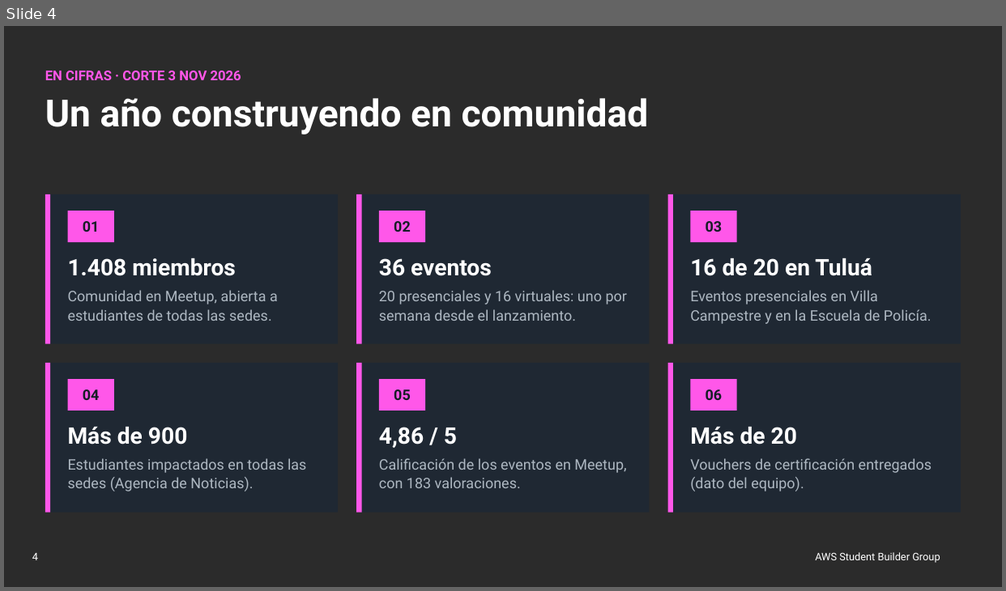
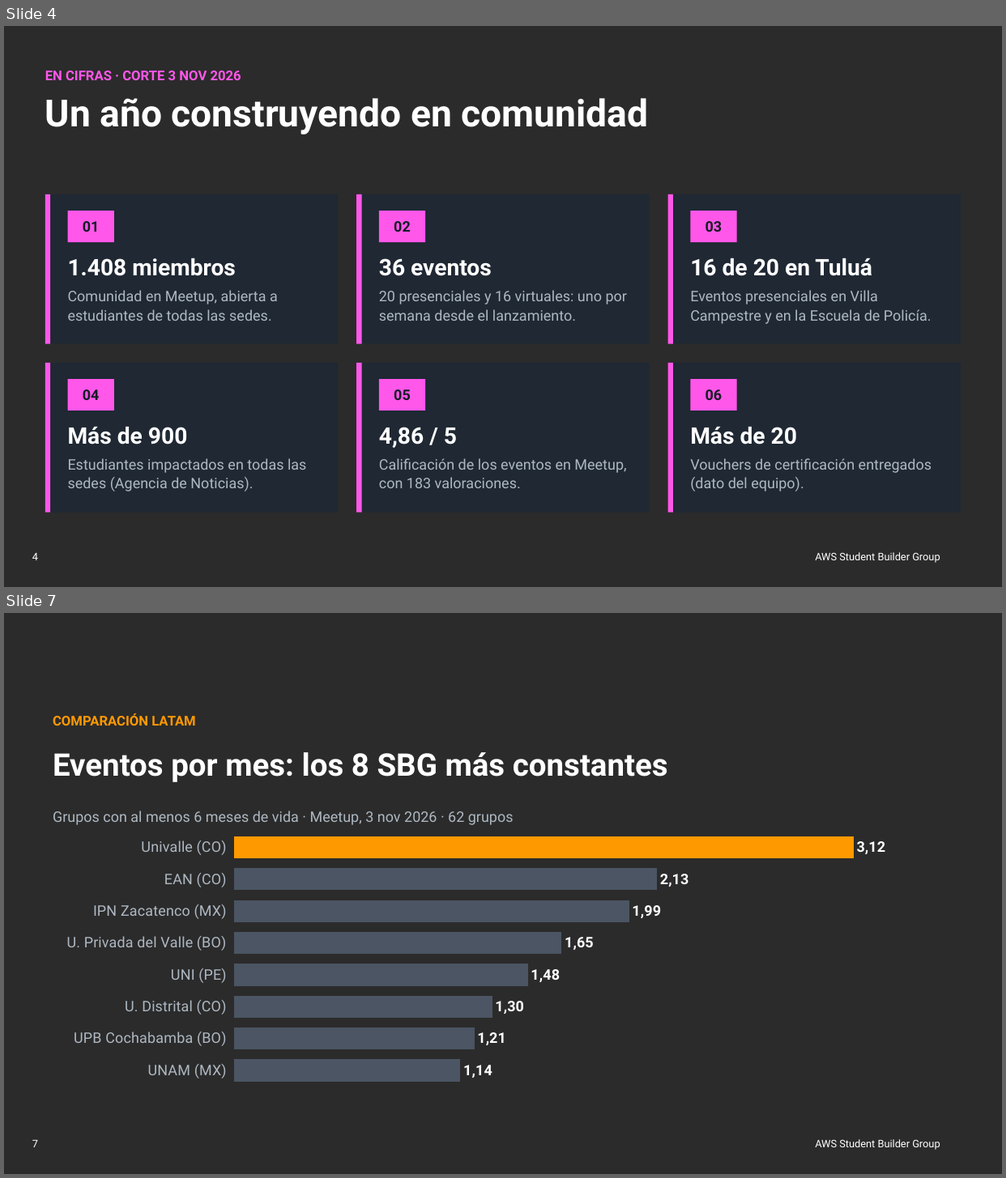
Before and after one commit to AWS-Cloud-Club-at-Universidad-del-Valle/aws-sbg-univalle-website, a slide deck: recap/entregables/presentacion/recap-directivas-univalle.pptx. Shown one above the other, each under a label of ours: slide 4 before the commit, slides 4 and 7 after it; the slides between them are not shown. The pictures are 1006x591 and 1006x1178 pixels, drawn with LibreOffice and Linux fonts; fonts in the diff are those of the drawing; background and template pictures are left out; a plain dark background stands for a picture behind light text. Boxes give left, top, right and bottom in pixels: in the first picture for what was removed or moved away, otherwise in the second. Text is boxed around its words. In the diff, an @@ line names an element or a change of style, - is before the commit and + after.

Commit message:
feat(recap): ranking LATAM, Cumbre Andina y presentación para directivas de 18 diapositivas

```diff
--- a/recap/entregables/presentacion/recap-directivas-univalle.pptx
+++ b/recap/entregables/presentacion/recap-directivas-univalle.pptx
@@ slide 7 added at bbox=[4, 613, 1002, 1174], background picture (left out); not listed: 2 template elements that a slide beside it also shows @@
@@ title added at bbox=[53, 713, 668, 825], 14 pt, text #AEB8C2 @@
+COMPARACIÓN LATAM
+Eventos por mes: los 8 SBG más constantes
+Grupos con al menos 6 meses de vida · Meetup, 3 nov 2026 · 62 grupos
@@ bar chart added at bbox=[49, 826, 948, 1093] @@
+categories: Univalle (CO), EAN (CO), IPN Zacatenco (MX), U. Privada del Valle (BO), UNI (PE), U. Distrital (CO), UPB Cochabamba (BO), UNAM (MX)
+Series 1: 100, 68, 64, 53, 47, 42, 39, 37
```
Also in this commit, not shown: 2 slides changed, 2 other slides added, 15 other files.
